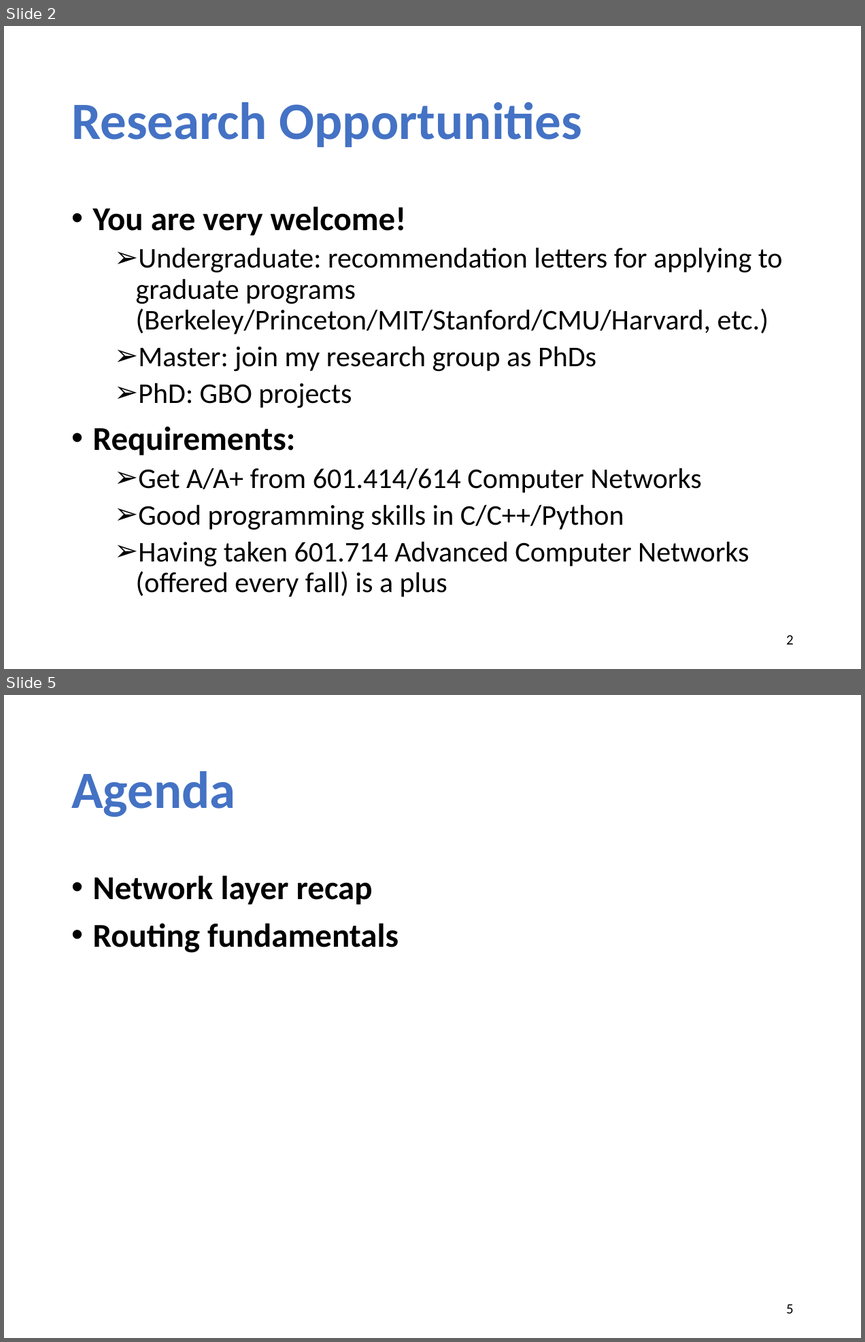
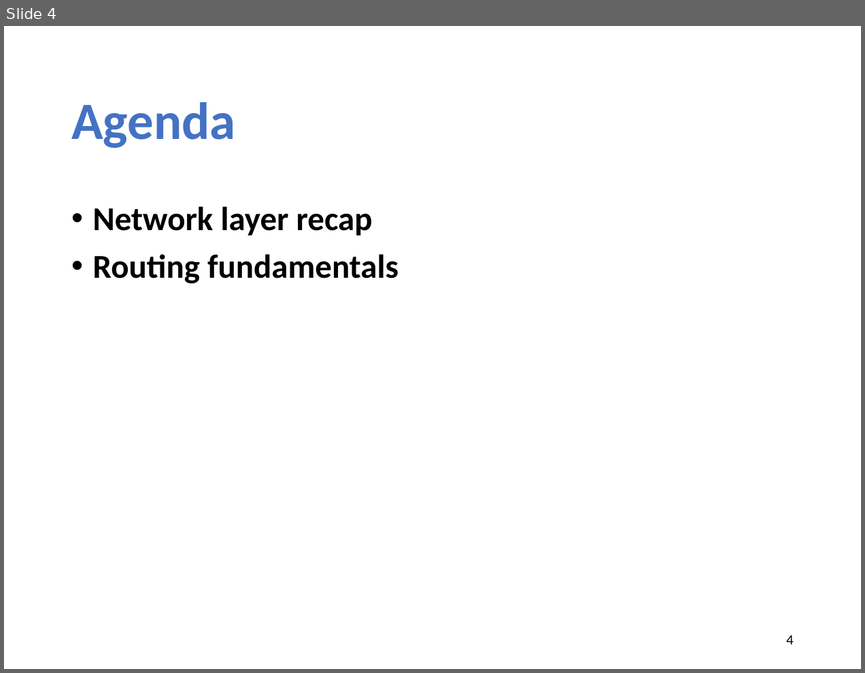
Before and after one commit to xinjin/course-net, a slide deck: slides/lec12_routing.pptx. Shown one above the other, each under a label of ours: slides 2 and 5 before the commit, slide 4 after it; the slides between them are not shown. The pictures are 865x1342 and 865x673 pixels, drawn with LibreOffice and Linux fonts; fonts in the diff are those of the drawing. Boxes give left, top, right and bottom in pixels: in the first picture for what was removed or moved away, otherwise in the second. Text is boxed around its words. In the diff, an @@ line names an element or a change of style, - is before the commit and + after.

```diff
--- a/slides/lec12_routing.pptx
+++ b/slides/lec12_routing.pptx
@@ slide 2 removed at (4, 26, 861, 669), background #FFFFFF @@
@@ title removed at (71, 102, 583, 147) @@
-Research Opportunities
@@ text removed at (93, 206, 783, 597) @@
-• You are very welcome!
-  ➢ Undergraduate: recommendation letters for applying to graduate programs (Berkeley/Princeton/MIT/Stanford/CMU/Harvard, etc.)
-  ➢ Master: join my research group as PhDs
-  ➢ PhD: GBO projects
-• Requirements:
-  ➢ Get A/A+ from 601.414/614 Computer Networks
-  ➢ Good programming skills in C/C++/Python
-  ➢ Having taken 601.714 Advanced Computer Networks (offered every fall) is a plus
@@ page number removed at (786, 635, 793, 644) @@
-2
@@ what was slide 5 is now slide 4 @@
@@ page number at (786, 635, 793, 644): text changed @@
-5
+4
```
Also in this commit, not shown: 2 slides changed, 2 slides added, 1 other slide removed, 2 other files.
